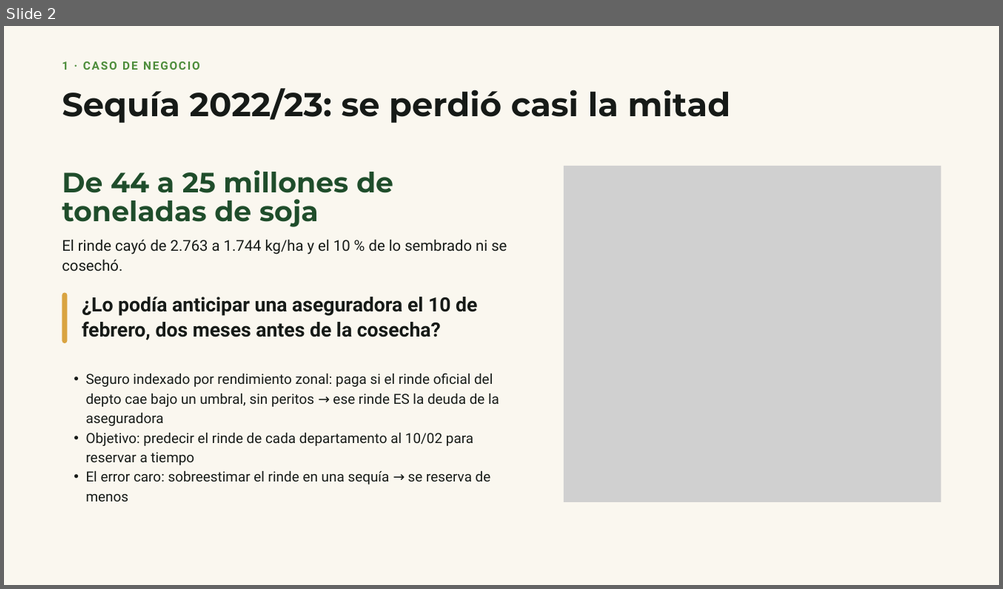
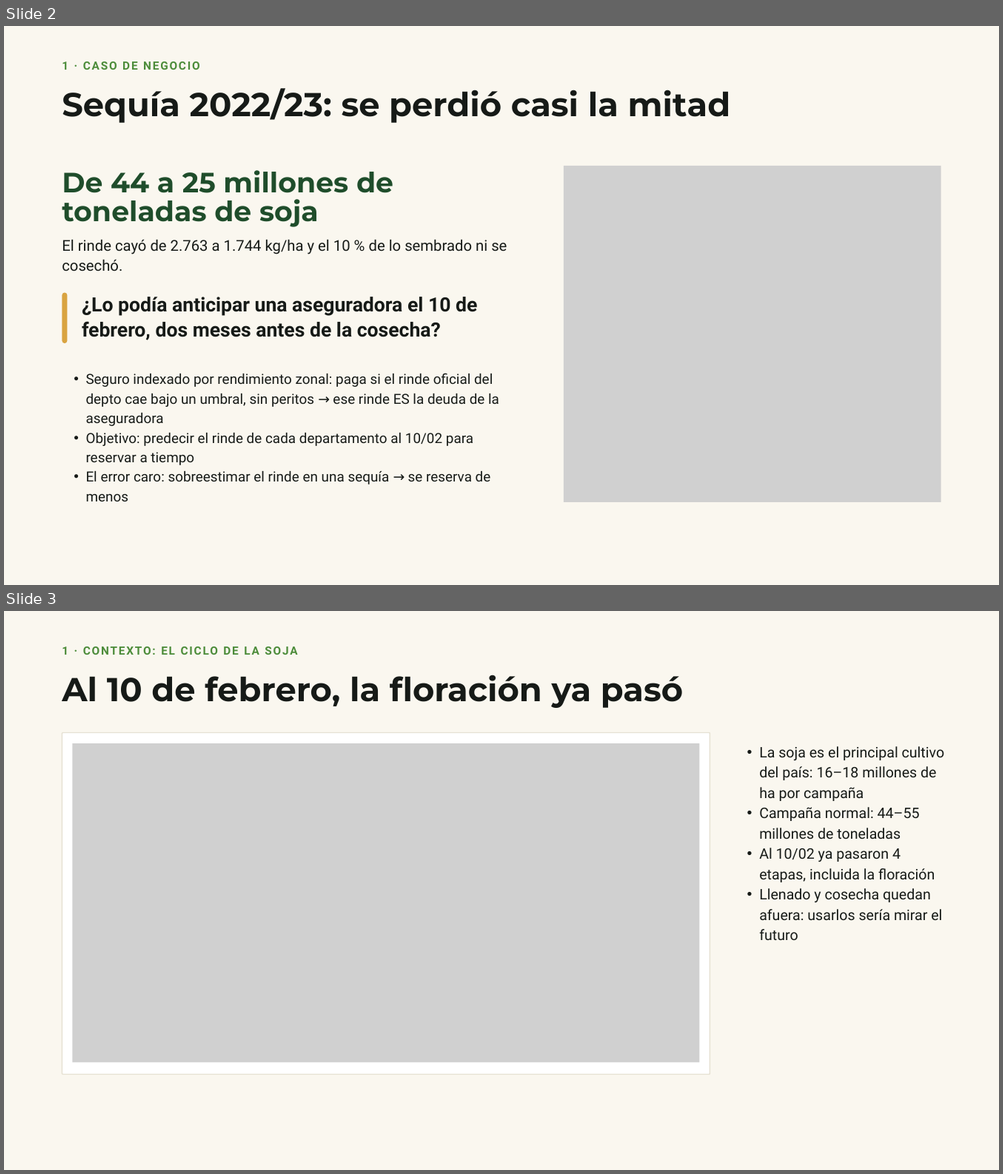
Before and after one commit to enaymark1/predictivo-final, a slide deck: presentacion/presentacion_final.pptx. Shown one above the other, each under a label of ours: slide 2 before the commit, slides 2 and 3 after it. The pictures are 1003x589 and 1003x1174 pixels, drawn with LibreOffice and Linux fonts; fonts in the diff are those of the drawing; grey boxes stand for pictures. Boxes give left, top, right and bottom in pixels: in the first picture for what was removed or moved away, otherwise in the second. Text is boxed around its words. In the diff, an @@ line names an element or a change of style, - is before the commit and + after.

Commit message:
Slide de contexto con las etapas de la soja

```diff
--- a/presentacion/presentacion_final.pptx
+++ b/presentacion/presentacion_final.pptx
@@ slide 3 added at (4, 611, 999, 1170), background #FAF7EF @@
@@ text added at (62, 647, 68, 655), 16.5 pt, text #4C8C3A, bold @@
+1 · CONTEXTO: EL CICLO DE LA SOJA
@@ text added at (62, 675, 683, 708), 48 pt, text #161A17, bold @@
+Al 10 de febrero, la floración ya pasó
@@ freeform shape added at (62, 733, 710, 1075), fill #FFFFFF, outline #E6E1D3 1.5 pt @@
@@ picture added at (73, 743, 699, 1063) @@
@@ text added at (759, 746, 945, 940), 21 pt, text #161A17 @@
+  • La soja es el principal cultivo del país: 16–18 millones de ha por campaña
+  • Campaña normal: 44–55 millones de toneladas
+  • Al 10/02 ya pasaron 4 etapas, incluida la floración
+  • Llenado y cosecha quedan afuera: usarlos sería mirar el futuro
```
Also in this commit, not shown: 2 other files.
